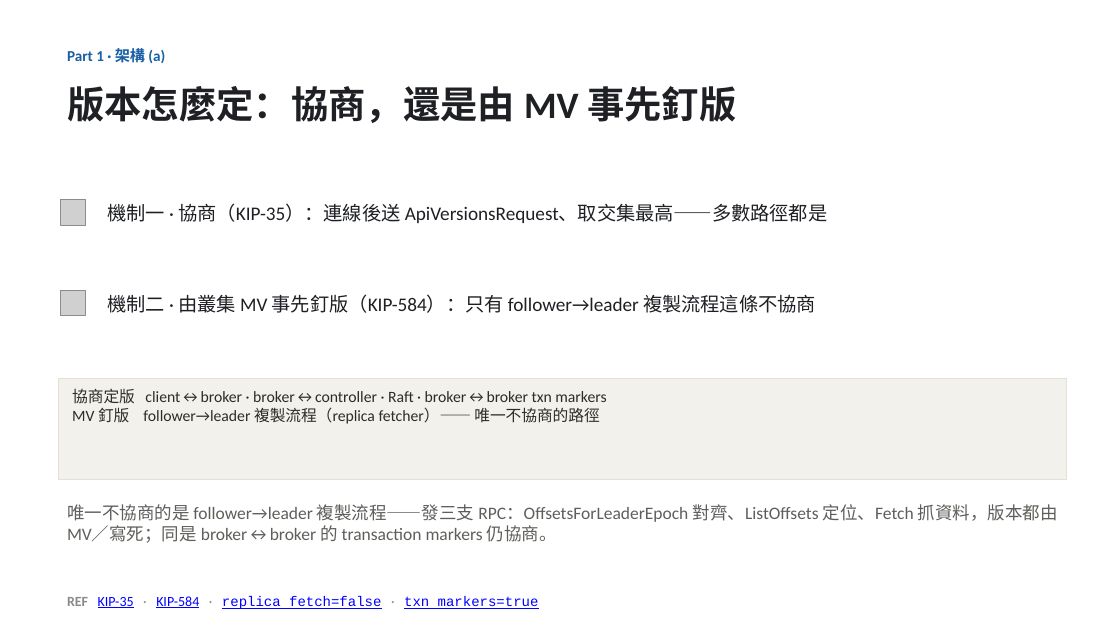
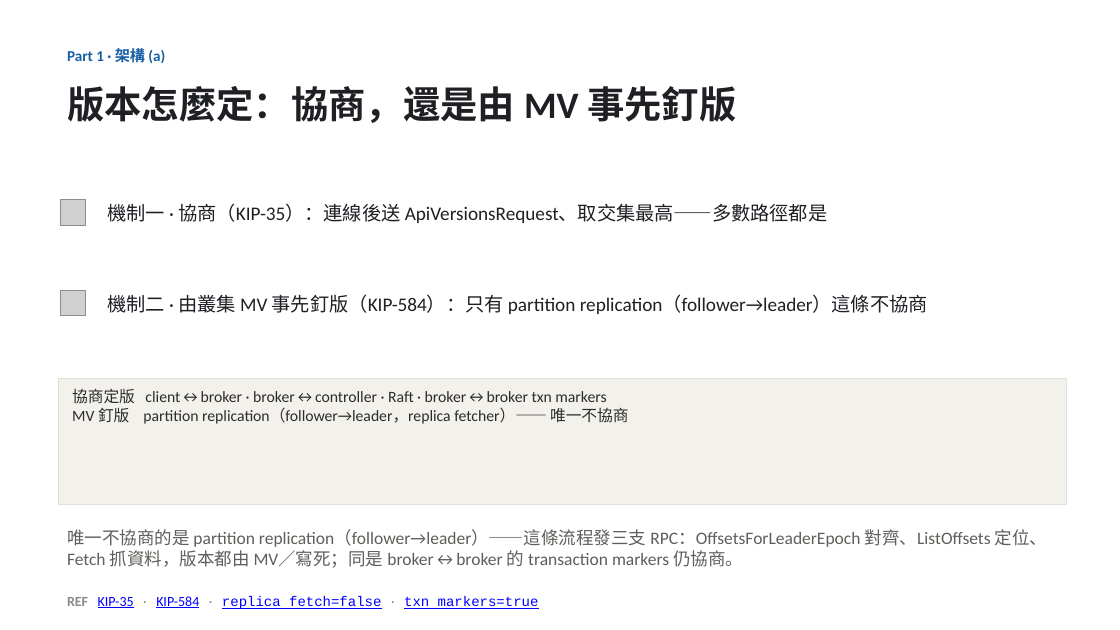
Before and after one commit to unknowntpo/kafka, a slide deck: slide 5 of study/version-control/kafka-version-negotiation.pptx. Drawn at 1120x630 pixels with LibreOffice and Linux fonts; fonts in the diff are those of the drawing; grey boxes stand for pictures. Boxes give left, top, right and bottom in pixels: in the first picture for what was removed or moved away, otherwise in the second. Text is boxed around its words. In the diff, an @@ line names an element or a change of style, - is before the commit and + after.

Commit message:
study(version-control): 路徑正名為 Kafka 官方詞「partition replication」（元件 replica fetcher、RPC 用 Fetch）
- deck 架構(a)/(b)、Recap、quiz 0：路徑一律稱 partition replication（follower→leader），replica fetcher 留作元件註解
- 正名層級：partition replication（概念/路徑）→ replica fetcher（元件）→ Fetch/ListOffsets/OffsetsForLeaderEpoch（RPC）
- rpc-version-selection.md 同步

```diff
--- a/study/version-control/kafka-version-negotiation.pptx
+++ b/study/version-control/kafka-version-negotiation.pptx
@@ text at (x1=107, y1=294, x2=928, y2=314): text changed @@
-機制二 · 由叢集 MV 事先釘版（KIP-584）：只有 follower→leader 複製流程這條不協商
+機制二 · 由叢集 MV 事先釘版（KIP-584）：只有 partition replication（follower→leader）這條不協商
@@ rectangle "協商定版 client↔broker · broker↔controller · ..." resized from (x1=59, y1=379, x2=1067, y2=480) to (x1=59, y1=379, x2=1067, y2=505) @@
@@ text in rectangle at (x1=72, y1=407, x2=628, y2=424): text changed @@
-MV 釘版 follower→leader 複製流程（replica fetcher）—— 唯一不協商的路徑
+MV 釘版 partition replication（follower→leader，replica fetcher）—— 唯一不協商
@@ text at (x1=67, y1=529, x2=1047, y2=568): text changed @@
-唯一不協商的是 follower→leader 複製流程——發三支 RPC：OffsetsForLeaderEpoch 對齊、ListOffsets 定位、Fetch 抓資料，版本都由 MV／寫死；同是 broker↔broker 的 transaction markers 仍協商。
+唯一不協商的是 partition replication（follower→leader）——這條流程發三支 RPC：OffsetsForLeaderEpoch 對齊、ListOffsets 定位、Fetch 抓資料，版本都由 MV／寫死；同是 broker↔broker 的 transaction markers 仍協商。
```
Also in this commit, not shown: 4 other slides changed, 2 other files.
